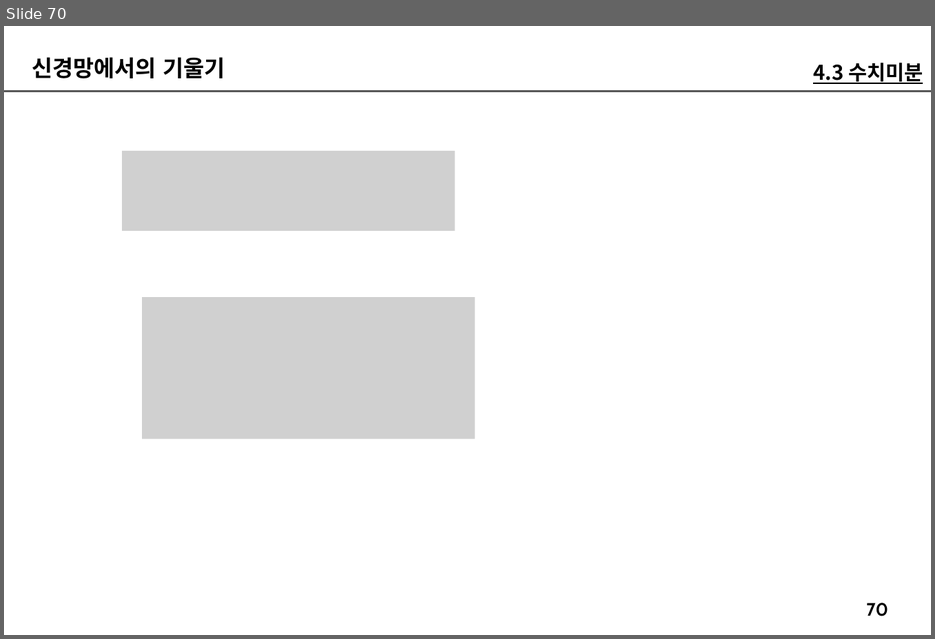
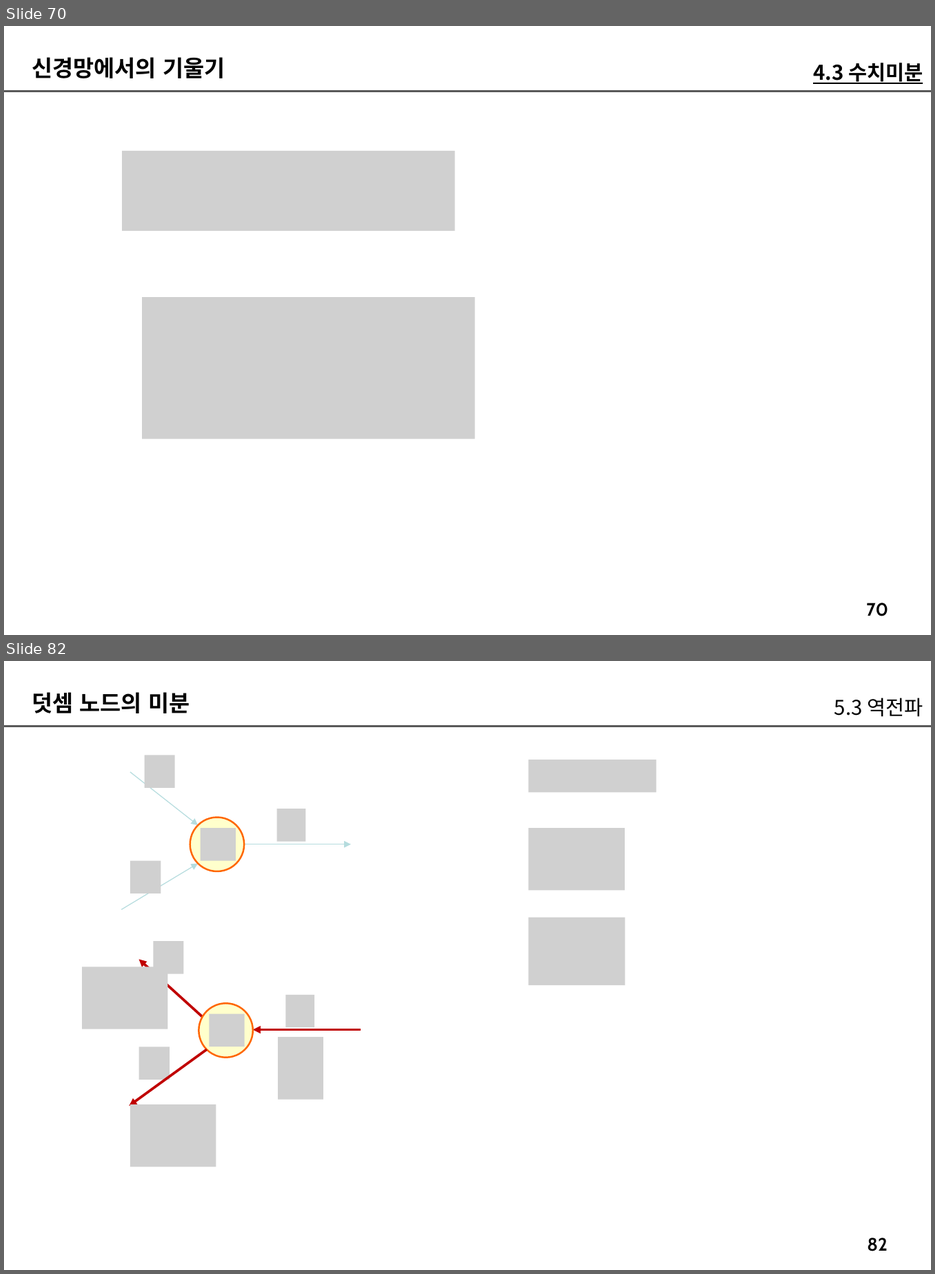
Before and after one commit to imguru-mooc/AI_Basic, a slide deck: 인공지능_2(판서).pptx. Shown one above the other, each under a label of ours: slide 70 before the commit, slides 70 and 82 after it; the slides between them are not shown. The pictures are 935x639 and 935x1274 pixels, drawn with LibreOffice and Linux fonts; fonts in the diff are those of the drawing; grey boxes stand for pictures. Boxes give left, top, right and bottom in pixels: in the first picture for what was removed or moved away, otherwise in the second. Text is boxed around its words. In the diff, an @@ line names an element or a change of style, - is before the commit and + after.

```diff
--- a/인공지능_2(판서).pptx
+++ b/인공지능_2(판서).pptx
@@ slide 82 added at <box>4,661,931,1270</box>, background #FFFFFF; not listed: 2 template elements that a slide beside it also shows @@
@@ text added at <box>32,692,190,713</box>, 20 pt, text #000000, bold @@
+덧셈 노드의 미분
@@ text added at <box>835,698,923,717</box>, 18 pt, text #000000 @@
+5.3 역전파
@@ picture added at <box>145,756,174,788</box> @@
@@ picture added at <box>528,759,656,791</box> @@
@@ arrow added from (130, 772) to (198, 825), #B6DCDF 0.75 pt @@
@@ ellipse added at <box>190,817,244,871</box>, fill #FFFFCC, outline #FF6600 1.5 pt @@
@@ picture added at <box>277,809,306,841</box> @@
@@ picture added at <box>201,828,237,861</box> @@
@@ arrow added from (244, 845) to (351, 845), #B6DCDF 0.75 pt @@
@@ picture added at <box>528,828,625,891</box> @@
@@ arrow added from (122, 909) to (198, 863), #B6DCDF 0.75 pt @@
@@ picture added at <box>130,861,161,894</box> @@
@@ picture added at <box>528,918,625,986</box> @@
@@ picture added at <box>154,941,183,974</box> @@
@@ picture added at <box>82,967,168,1029</box> @@
@@ arrow added from (202, 1016) to (139, 959), #C00000 2.25 pt @@
@@ ellipse added at <box>199,1004,253,1058</box>, fill #FFFFCC, outline #FF6600 1.5 pt @@
@@ picture added at <box>286,995,314,1027</box> @@
@@ picture added at <box>210,1014,245,1047</box> @@
@@ arrow added from (361, 1029) to (253, 1029), #C00000 2.25 pt @@
@@ arrow added from (207, 1049) to (129, 1106), #C00000 2.25 pt @@
@@ picture added at <box>139,1047,170,1079</box> @@
@@ picture added at <box>279,1037,324,1100</box> @@
@@ picture added at <box>130,1105,216,1167</box> @@
```
Also in this commit, not shown: 1 slide changed, 39 other slides added.
